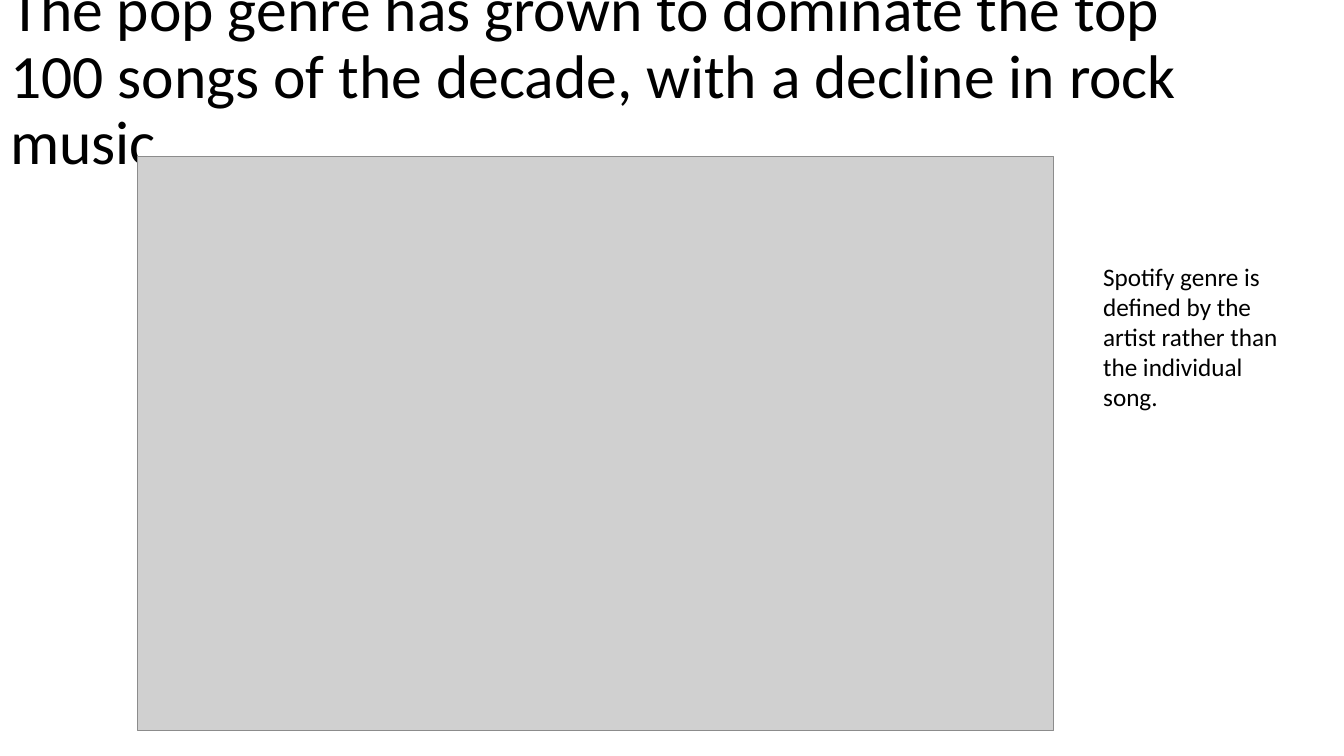
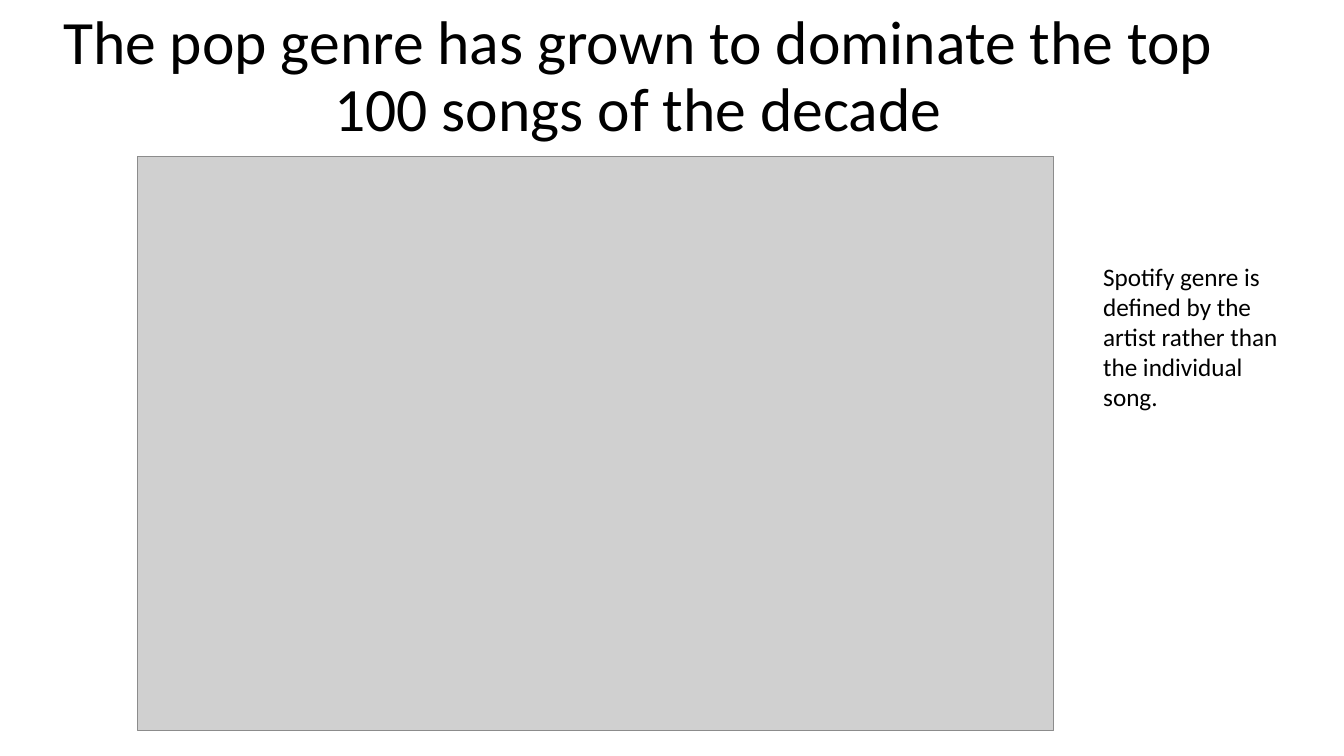
Before and after one commit to c-l-nguyen/hayleys-cosmic-songs, a slide deck: slide 4 of Music Trends Project v1.pptx. Drawn at 1344x756 pixels with LibreOffice and Linux fonts; fonts in the diff are those of the drawing; grey boxes stand for pictures. Boxes give left, top, right and bottom in pixels: in the first picture for what was removed or moved away, otherwise in the second. Text is boxed around its words. In the diff, an @@ line names an element or a change of style, - is before the commit and + after.

```diff
--- a/Music Trends Project v1.pptx
+++ b/Music Trends Project v1.pptx
@@ title at (63, 21, 1212, 142): text changed @@
-The pop genre has grown to dominate the top 100 songs of the decade, with a decline in rock music.
+The pop genre has grown to dominate the top 100 songs of the decade
```
Also in this commit, not shown: 6 other slides changed, 1 other file.
